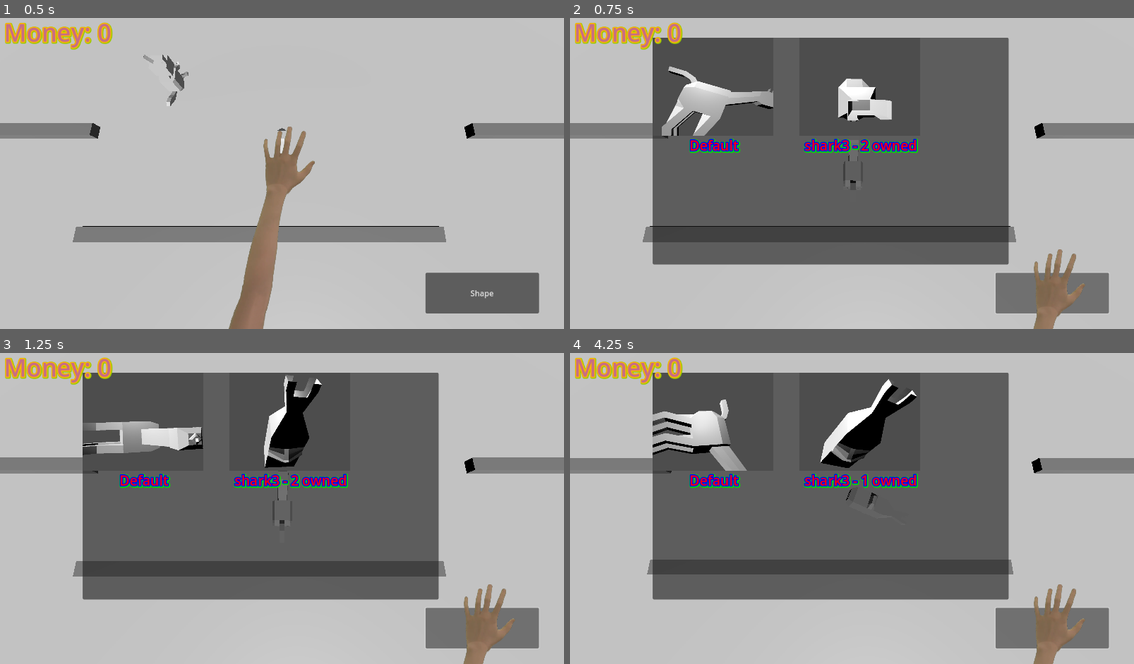
Above: before the commit, frames 1-4 (two rows, left to right).
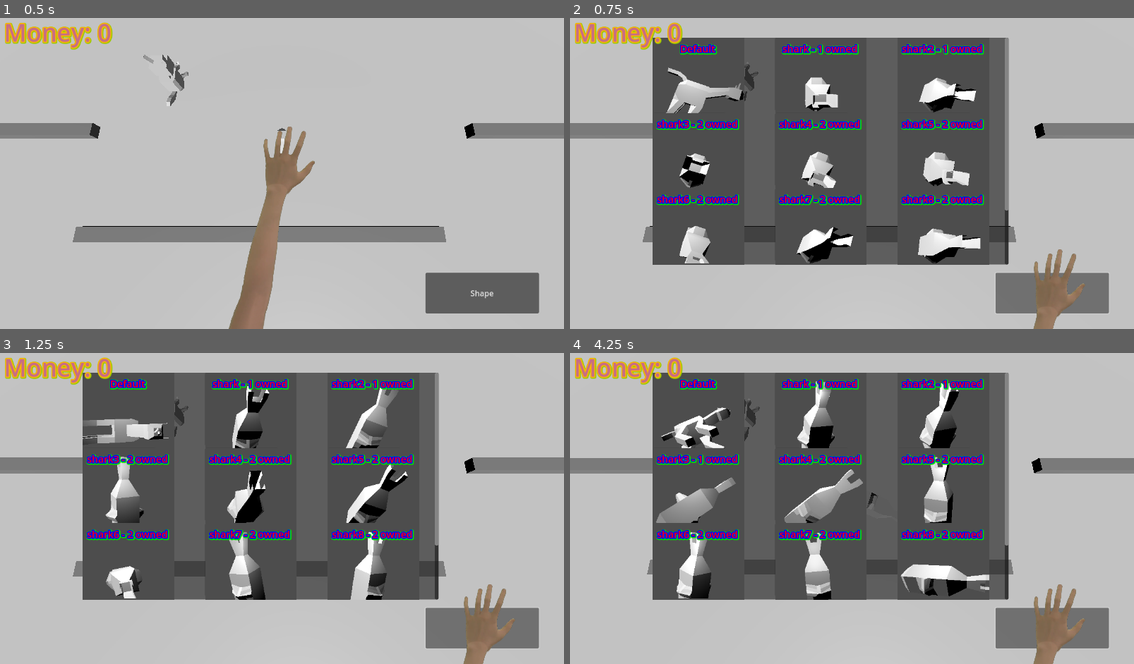
Above: after the commit, the same moments.

Repository: JAco9307/ShapeEscape
Game: Godot game, scene res://Main.tscn
The game is run twice, just before and just after one commit, with the same random seed, the same clock (stepped at 60 frames per second) and the same inputs.
Inputs:
- Up to frame 1 (0.5 s): no input
- Up to frame 2 (0.75 s): click "Shape" at 0.5 s
- Up to frame 3 (1.25 s): no input
- Up to frame 4 (4.25 s): click "Default" at 1.25 s; click "Shape" at 2 s; click "shark3 - 2 owned" at 2.75 s; click "Shape" at 3.5 s

Frame 1 is identical in both runs. In frame 2, 12% of the frame differs, in the area x 14-78%, y 6-80%; in frame 3, 14%; in frame 4, 15%.

Commit message:
Menu format changes

Diff:
--- a/UI/MainUI.tscn
+++ b/UI/MainUI.tscn
@@ -37,6 +37,8 @@
 offset_top = 52.0
 offset_right = 896.0
 offset_bottom = 516.0
+size_flags_horizontal = 3
+size_flags_vertical = 3
 script = ExtResource("2_wwh41")
 
 [node name="ScrollContainer" type="ScrollContainer" parent="InventoryShape"]
@@ -44,6 +46,7 @@
 
 [node name="ShapeButtons" type="HFlowContainer" parent="InventoryShape/ScrollContainer"]
 unique_name_in_owner = true
+clip_contents = true
 layout_mode = 2
 size_flags_horizontal = 3
 size_flags_vertical = 3
@@ -80,4 +83,11 @@
 scale = Vector2(2.2, 2.2)
 texture = ExtResource("7_475mu")
 
+[node name="GachaMenu" type="PanelContainer" parent="."]
+visible = false
+offset_left = 169.0
+offset_top = 52.0
+offset_right = 896.0
+offset_bottom = 516.0
+
 [connection signal="pressed" from="ShapeButton" to="." method="_on_shape_button_pressed"]
--- a/UI/SelectableShape/ShapeButton.tscn
+++ b/UI/SelectableShape/ShapeButton.tscn
@@ -4,36 +4,40 @@
 [ext_resource type="PackedScene" uid="uid://b3brrwp5525q2" path="res://UI/SelectableShape/2dViewObject.tscn" id="1_tvnn6"]
 
 [node name="ShapeButton" type="Button"]
-custom_minimum_size = Vector2(200, 200)
+custom_minimum_size = Vector2(150, 150)
 offset_left = 395.0
 offset_top = 205.0
-offset_right = 642.0
-offset_bottom = 405.0
+offset_right = 577.0
+offset_bottom = 385.0
 script = ExtResource("1_itppa")
 
 [node name="SubViewport" type="SubViewport" parent="."]
+size = Vector2i(200, 200)
 
 [node name="ViewObject" parent="SubViewport" instance=ExtResource("1_tvnn6")]
 unique_name_in_owner = true
 
+[node name="Camera3D" parent="SubViewport/ViewObject" index="5"]
+fov = 40.0
+
 [node name="TextureRect" type="TextureRect" parent="."]
 layout_mode = 0
-offset_right = 246.0
-offset_bottom = 200.0
+offset_right = 187.0
+offset_bottom = 177.0
 expand_mode = 1
 
 [node name="Info" type="Label" parent="."]
 layout_mode = 0
-offset_left = 2.0
-offset_top = 201.0
-offset_right = 248.0
-offset_bottom = 240.0
+offset_left = -11.0
+offset_top = -2.0
+offset_right = 195.0
+offset_bottom = 47.0
 theme_override_colors/font_color = Color(1, 0, 0, 1)
 theme_override_colors/font_shadow_color = Color(0, 0.882353, 0, 1)
 theme_override_colors/font_outline_color = Color(0, 0, 1, 1)
 theme_override_constants/outline_size = 8
 theme_override_constants/shadow_outline_size = 14
-theme_override_font_sizes/font_size = 28
+theme_override_font_sizes/font_size = 20
 text = "Horse - 5 dollars"
 horizontal_alignment = 1
 vertical_alignment = 1
--- a/UI/ShapeSelectUI.gd
+++ b/UI/ShapeSelectUI.gd
@@ -7,24 +7,70 @@
 		"object": preload("res://models/horse.glb"),
 		"name": "horse",
 		"owned": -1,
+		"rarity": 0,
 		"scene": preload("res://objects/horse.tscn")
 	},
 	{
 		"object": preload("res://models/shark.glb"),
 		"name": "shark",
-		"owned": 0,
+		"owned": 1,
+		"rarity": 1,
 		"scene": preload("res://objects/shark.tscn")
 	},
 	{
 		"object": preload("res://models/shark.glb"),
 		"name": "shark2",
-		"owned": 0,
+		"owned": 1,
+		"rarity": 1,
 		"scene": preload("res://objects/shark.tscn")
 	},
 	{
 		"object": preload("res://models/shark.glb"),
 		"name": "shark3",
 		"owned": 2,
+		"rarity": 1,
+		"scene": preload("res://objects/shark.tscn")
+	},
+	{
+		"object": preload("res://models/shark.glb"),
+		"name": "shark4",
+		"owned": 2,
+		"rarity": 1,
+		"scene": preload("res://objects/shark.tscn")
+	},
+	{
+		"object": preload("res://models/shark.glb"),
+		"name": "shark5",
+		"owned": 2,
+		"rarity": 1,
+		"scene": preload("res://objects/shark.tscn")
+	},
+	{
+		"object": preload("res://models/shark.glb"),
+		"name": "shark6",
+		"owned": 2,
+		"rarity": 1,
+		"scene": preload("res://objects/shark.tscn")
+	},
+	{
+		"object": preload("res://models/shark.glb"),
+		"name": "shark7",
+		"owned": 2,
+		"rarity": 1,
+		"scene": preload("res://objects/shark.tscn")
+	},
+	{
+		"object": preload("res://models/shark.glb"),
+		"name": "shark8",
+		"owned": 2,
+		"rarity": 1,
+		"scene": preload("res://objects/shark.tscn")
+	},
+	{
+		"object": preload("res://models/shark.glb"),
+		"name": "shark9",
+		"owned": 2,
+		"rarity": 1,
 		"scene": preload("res://objects/shark.tscn")
 	},
 ]
@@ -57,9 +103,14 @@
 		var newButton = shapeButtonScene.instantiate()
 		var buttonObject = shape.object.instantiate()
 		%ShapeButtons.add_child(newButton)
+		buttonObject.scale = Vector3(1,1,1) * 0.8
+
 		newButton.set_location_offset(offset)
 		offset += Vector3(0, 10000, 10000)
+
 		newButton.change_object(buttonObject)
+		newButton.custom_minimum_size = Vector2(150,150)
+
 		if shape.owned == -1:
 			newButton.set_info("Default")
 		else:
